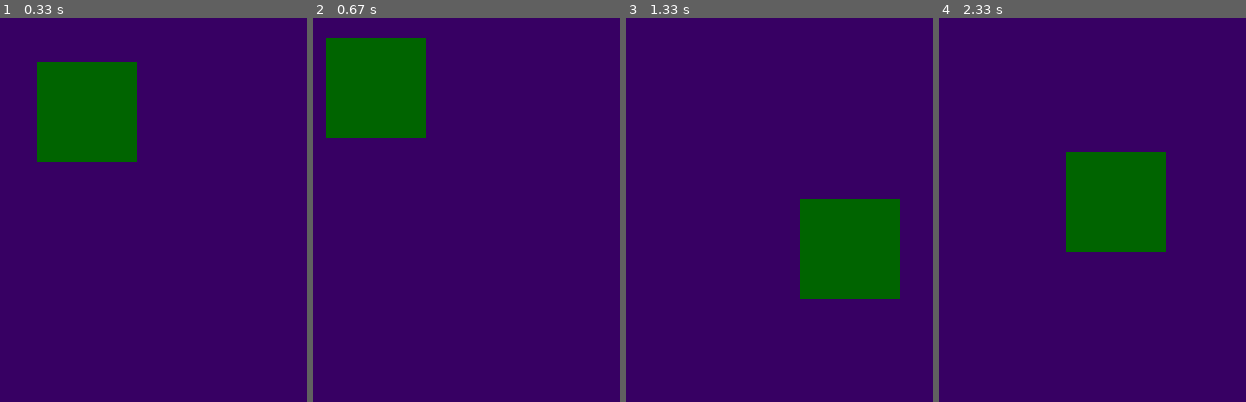
Above: before the commit, frames 1-4 (left to right).
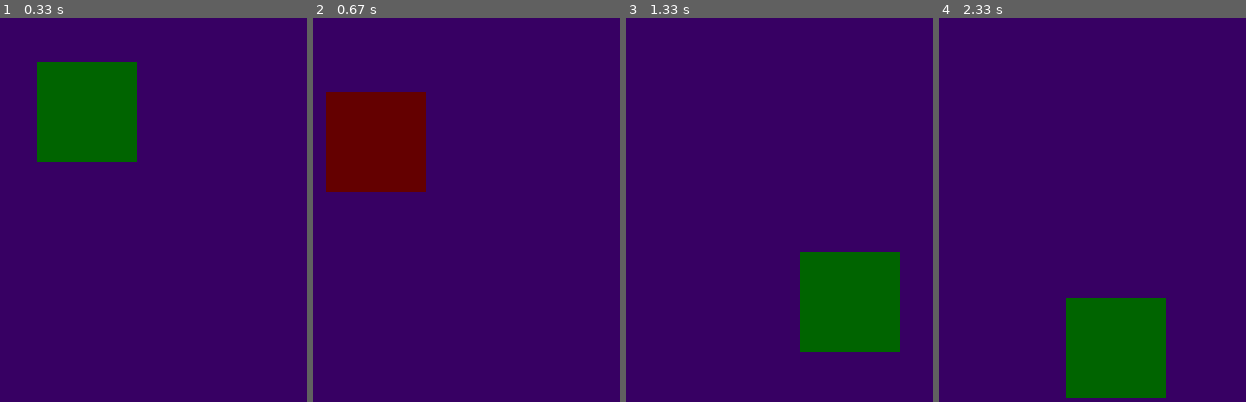
Above: after the commit, the same moments.

Repository: mishef10/PyGame_Efanov
Game: pygame game, started from Bars2.py
Same seed, same stepped clock (60 frames per second), same inputs: the game is played once before the commit and once after it.
Inputs (mouse positions are in pixels of both pictures, inside the frame that each line leads up to):
- Up to frame 1 (0.33 s): no input
- Up to frame 2 (0.67 s): press the mouse at (398, 110) at 0.37 s; move the mouse to (386, 125) at 0.47 s; release the mouse at (377, 140) at 0.6 s
- Up to frame 3 (1.33 s): press the mouse at (690, 140) at 0.7 s; move the mouse to (770, 221) at 0.8 s; release the mouse at (850, 302) at 0.93 s
- Up to frame 4 (2.33 s): press the mouse at (1163, 302) at 1.53 s; move the mouse to (1144, 179) at 1.63 s; release the mouse at (1129, 60) at 1.77 s; press the mouse at (1129, 60) at 1.87 s; move the mouse to (1123, 202) at 1.97 s; release the mouse at (1117, 348) at 2.1 s

Frame 1 is identical in both runs. In frame 2, 13% of the frame differs, in the area x 4-37%, y 5-46%; in frame 3, 9.0%; in frame 4, 17%, in the area x 41-74%, y 34-99%.

Commit message:
Сделал 5 задание,1 часть 6-ого

Diff:
--- a/Bars2.py
+++ b/Bars2.py
@@ -6,6 +6,7 @@
         self.width = width
         self.height = height
         self.color = color
+        self.color2 = (100,0,0)
         self.image = pygame.Surface((width, height))
         self.draw()
         self.rect = self.image.get_rect()
@@ -19,19 +20,21 @@
     def events(self, event):
         if event.type == pygame.MOUSEBUTTONDOWN:
             if event.button == 1:
-                # flag=True
                 if self.collidePoint(event.pos[0], event.pos[1]) == True:
                     self.drag = True
                     print("Flag True")
+        if event.type == pygame.MOUSEBUTTONUP:
+            self.drag = False
         if event.type==pygame.MOUSEMOTION:
             if self.drag==True:
-                self.moveON(event.rel[0],event.rel[0])
-
+                self.moveON(event.rel[0],event.rel[1])
 
     def collidePoint(self,mouse_x, mouse_y):
-        if self.x<mouse_x<self.x+self.width and self.y<mouse_y<self.y+self.height:
-            flag2=True
-            print("True")
+
+        if self.rect.x<mouse_x<self.rect.x+self.width and self.rect.y<mouse_y<self.rect.y+self.height:
+            color=self.color
+            self.color=self.color2
+            self.color2=color
             return True
         else:
             print("False")
@@ -40,6 +43,8 @@
     def moveON(self,move_x,move_y):
         self.rect.x+=move_x
         self.rect.y+=move_y
+
+
 
     def render(self,screen):
         screen.blit(self.image,self.rect)
@@ -54,7 +59,8 @@
     for e in pygame.event.get():
 
         # print(e)
-
+        if e.type == pygame.MOUSEBUTTONUP:
+            block1.events(e)
         if e.type == pygame.QUIT:
             x=1
         if e.type == pygame.MOUSEBUTTONDOWN:
@@ -63,6 +69,7 @@
             block1.events(e)
 
     display.fill((55,00,99))
+    block1.draw()
     block1.render(display)
     # block2.render(display)
 
--- /dev/null
+++ b/Utilities/hgd.py
@@ -0,0 +1 @@
+print(1+-2)
Not shown, added: Classes/Содержание OneNote.onetoc2
Not shown, added: Images/Buttons/Содержание OneNote.onetoc2
Not shown, added: Images/Trees/Element/Содержание OneNote.onetoc2
Not shown, added: Images/Trees/Group01/Содержание OneNote.onetoc2
Not shown, added: Images/Trees/Group02/Содержание OneNote.onetoc2
Not shown, added: Images/Trees/Group03/Содержание OneNote.onetoc2
Not shown, added: Images/Trees/Tile Textures/Содержание OneNote.onetoc2
Not shown, added: Images/Trees/Содержание OneNote.onetoc2
Not shown, added: Images/Содержание OneNote.onetoc2
Not shown, added: Utilities/Содержание OneNote.onetoc2
Not shown, added: Содержание OneNote.onetoc2
